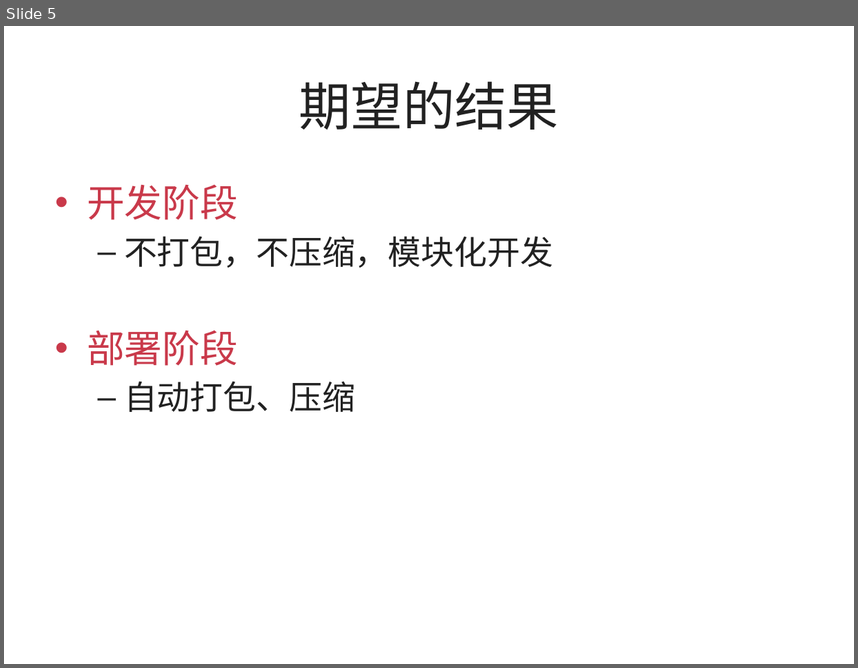
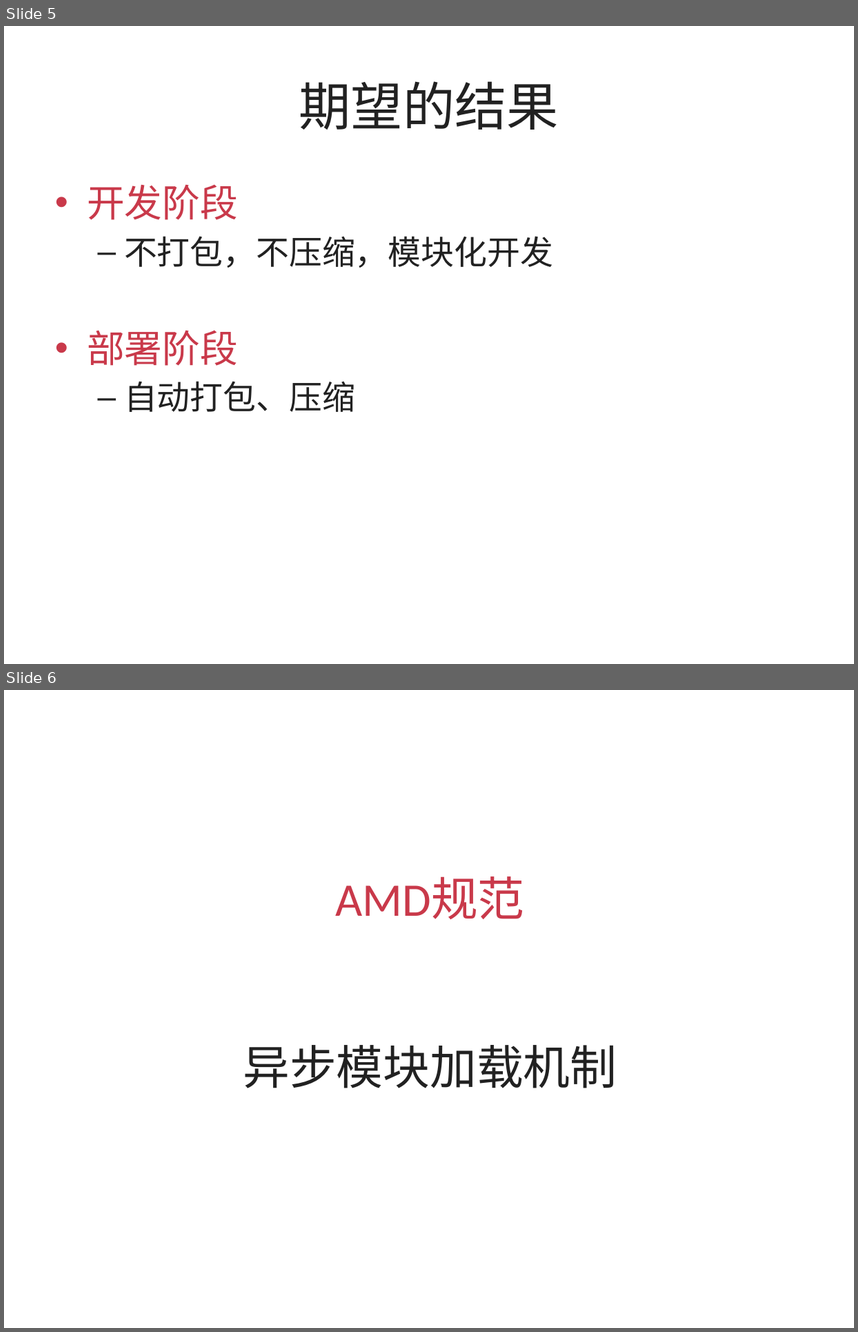
Before and after one commit to silvajs/lecturer, a slide deck: requirejs/doc/requirejs.pptx. Shown one above the other, each under a label of ours: slide 5 before the commit, slides 5 and 6 after it. The pictures are 858x668 and 858x1332 pixels, drawn with LibreOffice and Linux fonts; fonts in the diff are those of the drawing. Boxes give left, top, right and bottom in pixels: in the first picture for what was removed or moved away, otherwise in the second. Text is boxed around its words. In the diff, an @@ line names an element or a change of style, - is before the commit and + after.

```diff
--- a/requirejs/doc/requirejs.pptx
+++ b/requirejs/doc/requirejs.pptx
@@ slide 6 added at (x1=4, y1=690, x2=854, y2=1328), background #FFFFFF @@
@@ title added at (x1=243, y1=877, x2=617, y2=1088), 39.6 pt, text #212121 @@
+AMD规范
+异步模块加载机制
```
Also in this commit, not shown: 5 other slides added, 13 other files.
